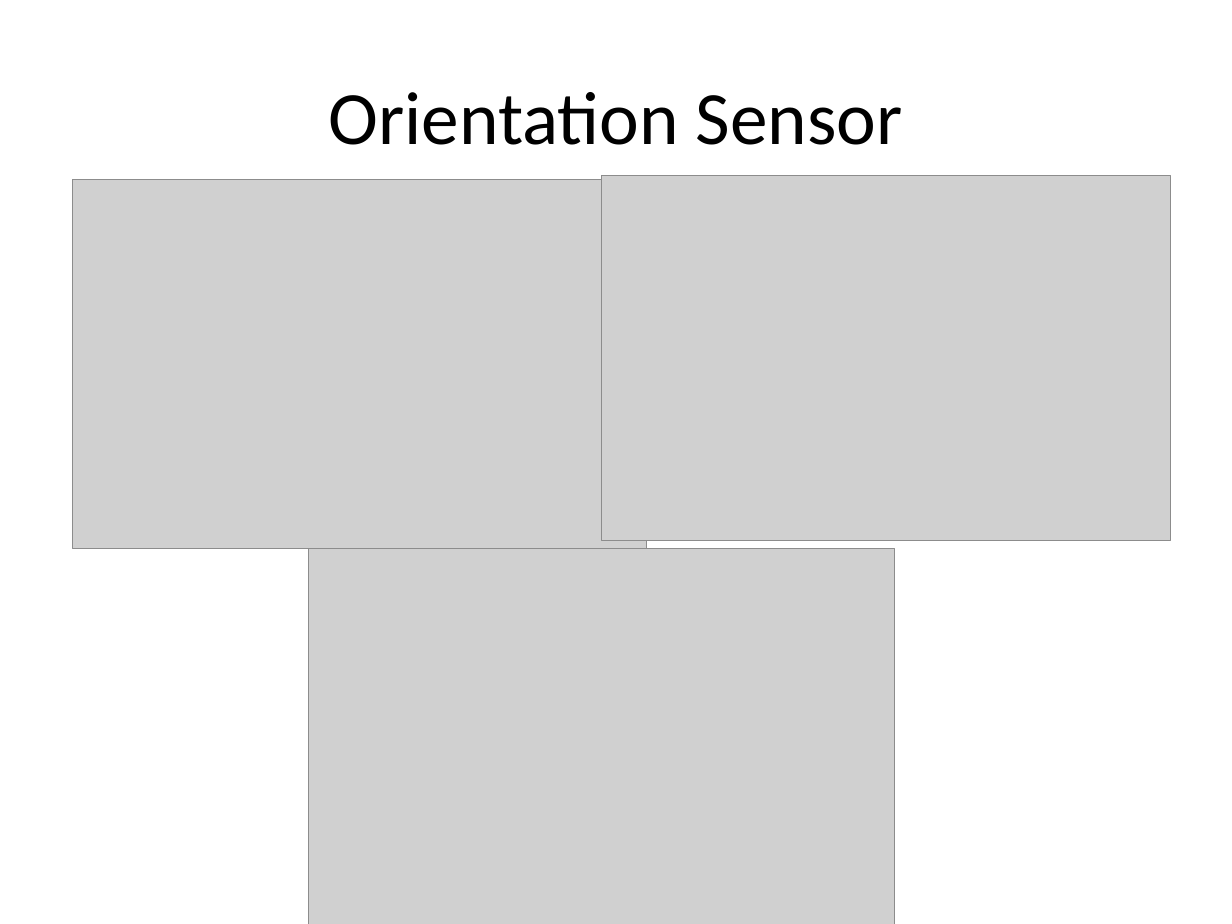
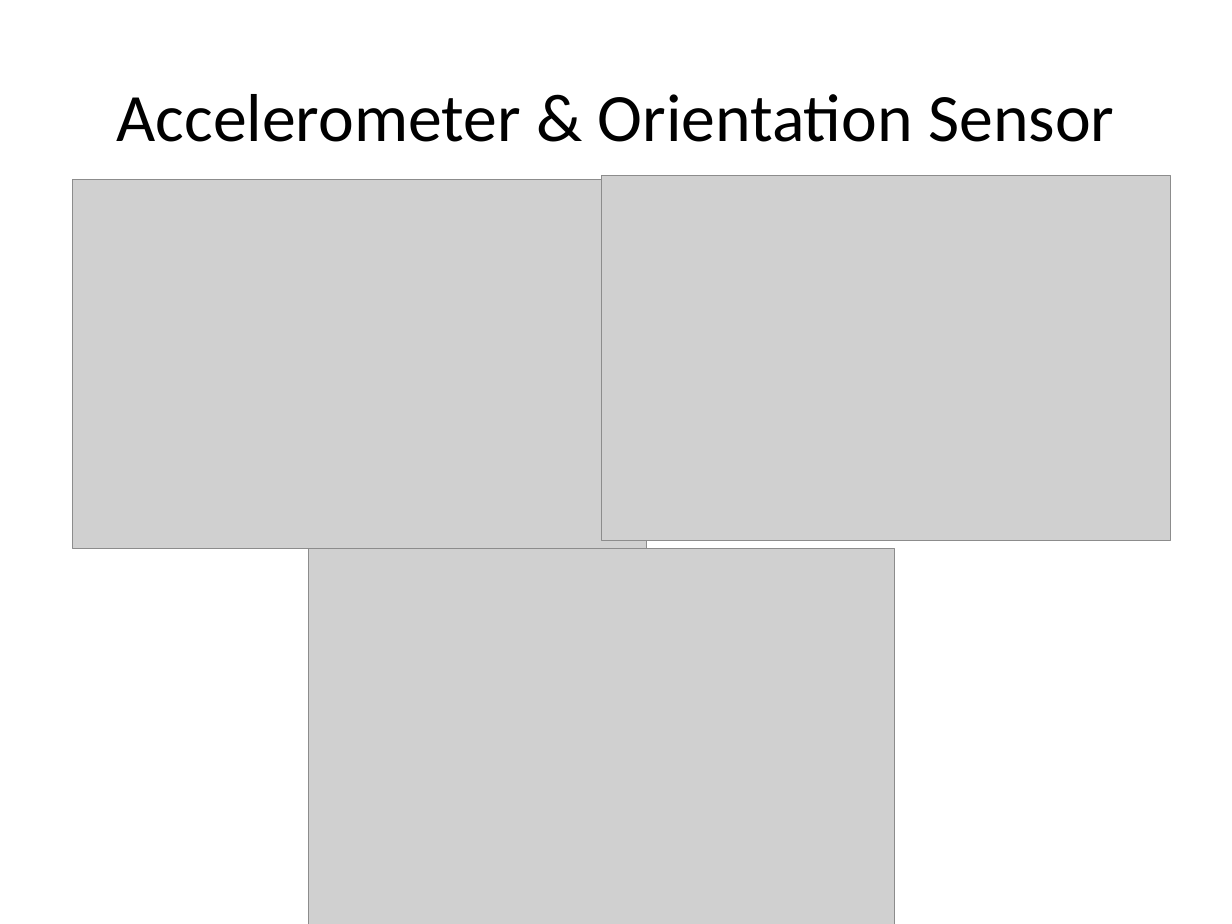
Before and after one commit to haraldrohan/cs229project, a slide deck: slide 4 of matlab/movisign.pptx (slide 5 before the commit). Drawn at 1232x924 pixels with LibreOffice and Linux fonts; fonts in the diff are those of the drawing; grey boxes stand for pictures. Boxes give left, top, right and bottom in pixels: in the first picture for what was removed or moved away, otherwise in the second. Text is boxed around its words. In the diff, an @@ line names an element or a change of style, - is before the commit and + after.

```diff
--- a/matlab/movisign.pptx
+++ b/matlab/movisign.pptx
@@ title at [117, 94, 1114, 142]: text changed; size 44 to 39.6 pt @@
-Orientation Sensor
+Accelerometer & Orientation Sensor
```
Also in this commit, not shown: 2 other slides changed, 1 slide added, 1 slide removed, 1 other file.
